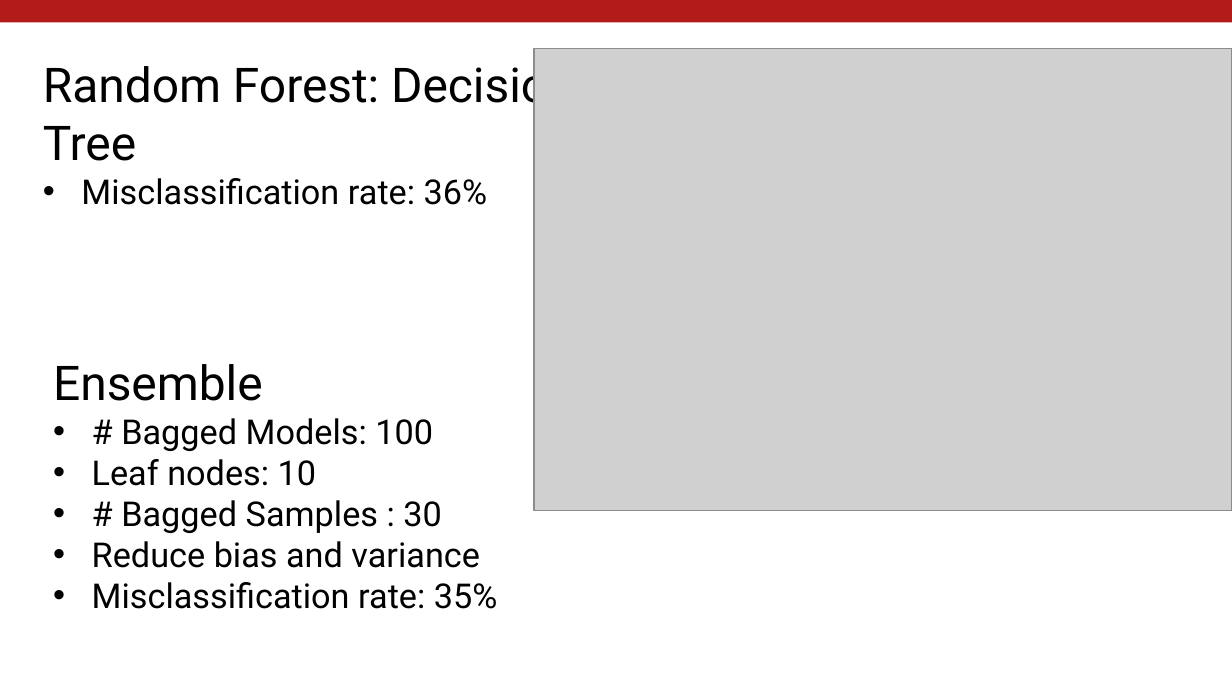
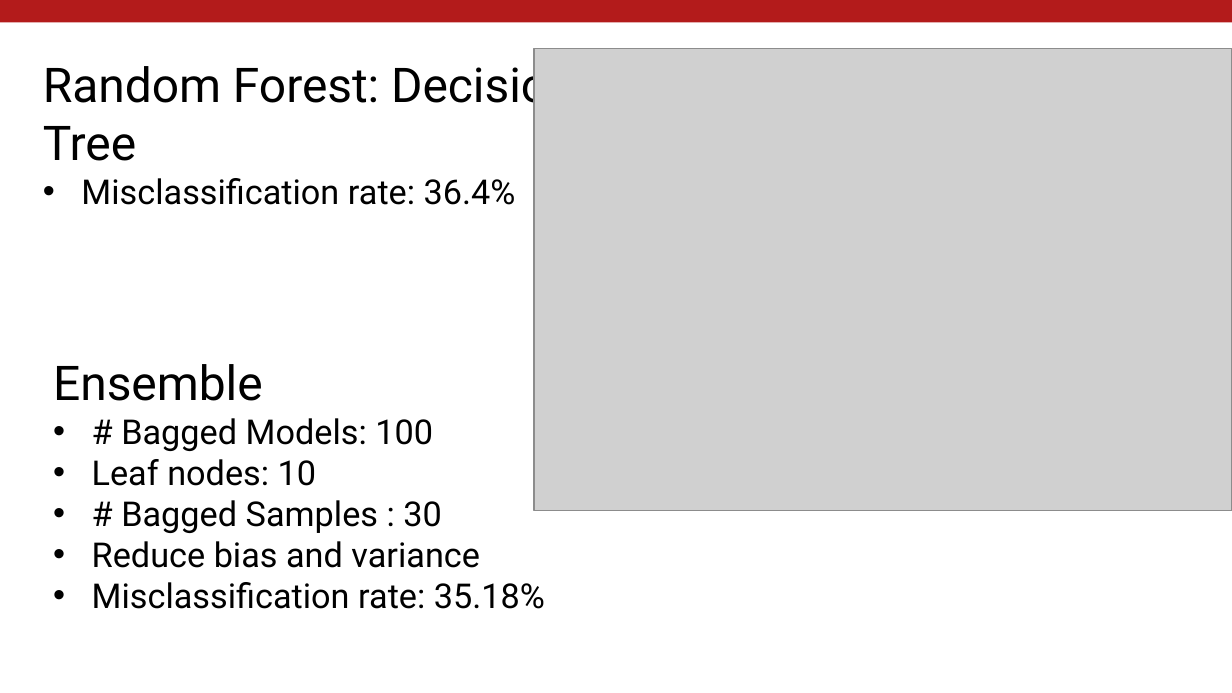
Before and after one commit to JayeshPaunikar1997/Predicting-3-Pointer-Capabilities, a slide deck: slide 10 of Project.pptx. Drawn at 1232x693 pixels with LibreOffice and Linux fonts; fonts in the diff are those of the drawing; grey boxes stand for pictures; background and template pictures are left out. Boxes give left, top, right and bottom in pixels: in the first picture for what was removed or moved away, otherwise in the second. Text is boxed around its words. In the diff, an @@ line names an element or a change of style, - is before the commit and + after.

```diff
--- a/Project.pptx
+++ b/Project.pptx
@@ text at bbox=[81, 178, 516, 205]: text changed @@
-• Misclassification rate: 36%
+• Misclassification rate: 36.4%
@@ text at bbox=[92, 582, 545, 609]: text changed @@
-• Misclassification rate: 35%
+• Misclassification rate: 35.18%
```
Also in this commit, not shown: 2 other slides changed.
